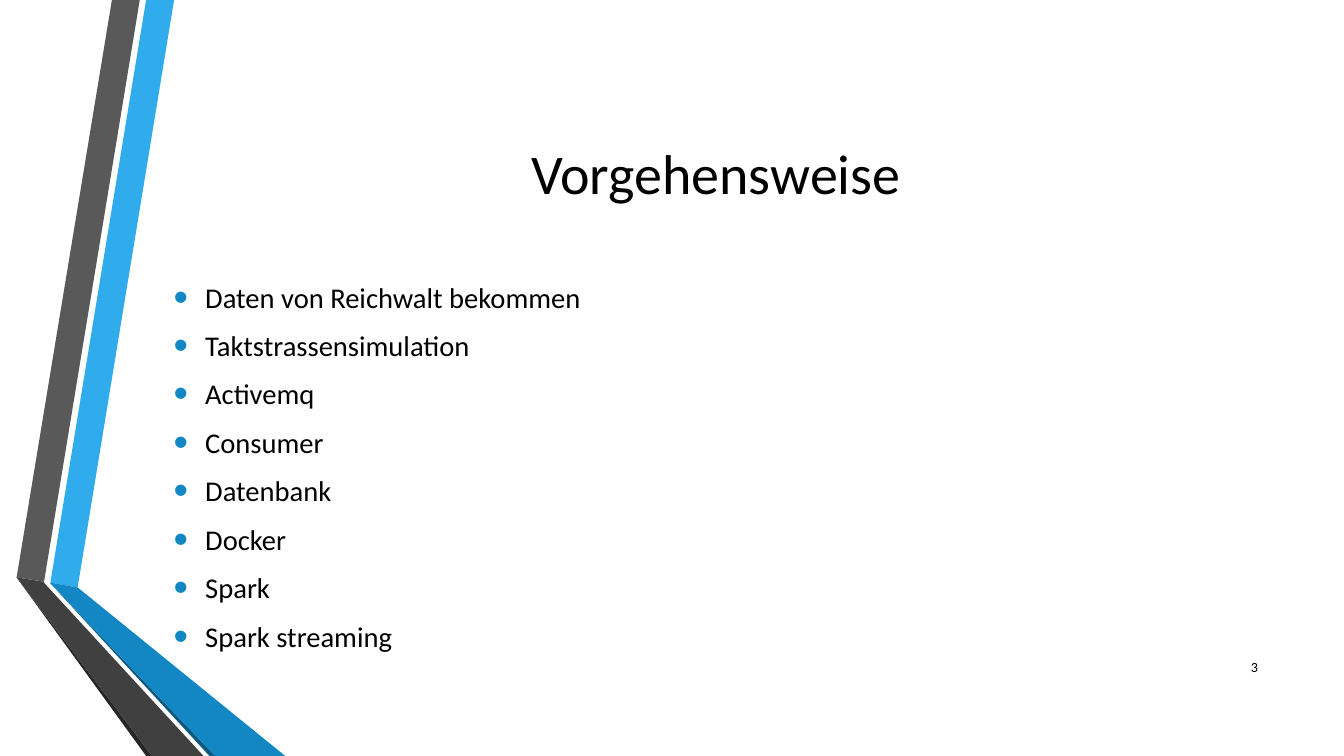
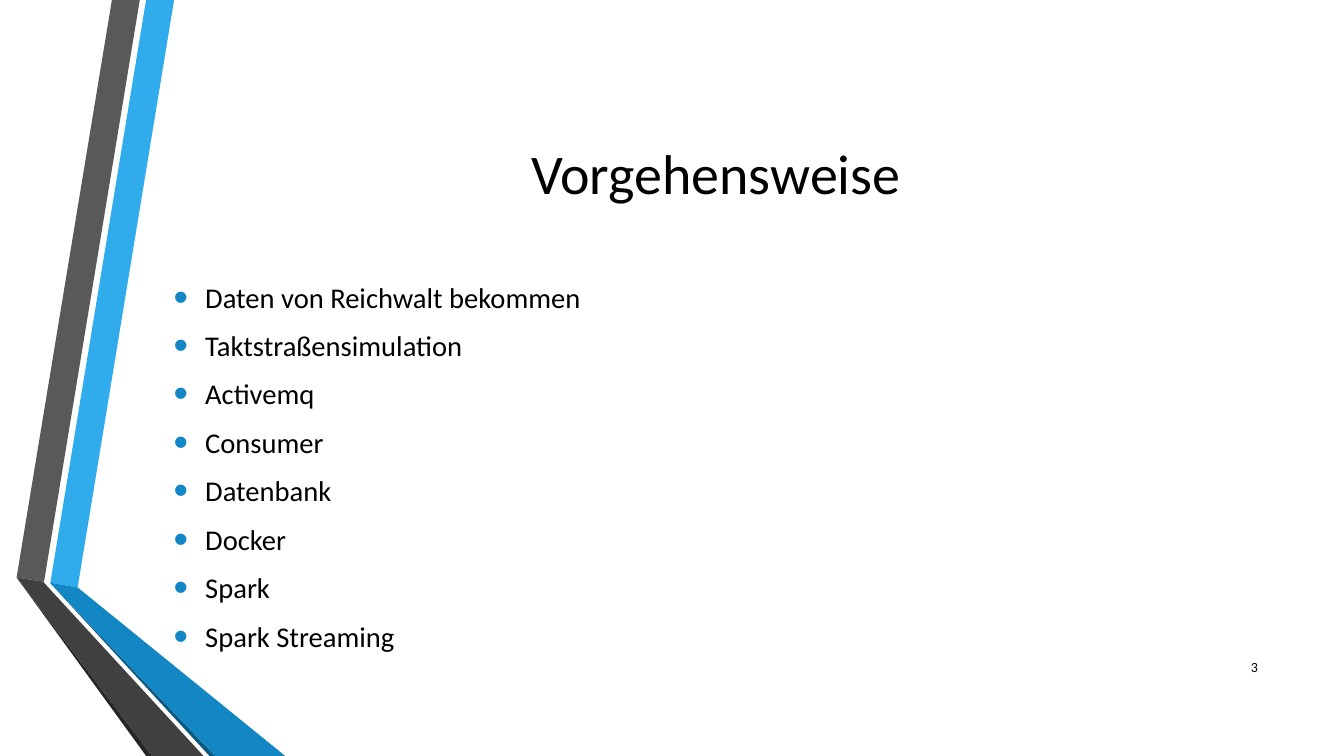
Before and after one commit to philipwagner1994/ProjectDHBW, a slide deck: slide 3 of Documentation/Projektpräsentationabschluss.pptx. Drawn at 1344x756 pixels with LibreOffice and Linux fonts; fonts in the diff are those of the drawing; background and template pictures are left out. Boxes give left, top, right and bottom in pixels: in the first picture for what was removed or moved away, otherwise in the second. Text is boxed around its words. In the diff, an @@ line names an element or a change of style, - is before the commit and + after.

```diff
--- a/Documentation/Projektpräsentationabschluss.pptx
+++ b/Documentation/Projektpräsentationabschluss.pptx
@@ text at <box>205,336,462,357</box>: text changed @@
-• Taktstrassensimulation
+• Taktstraßensimulation
@@ text at <box>205,627,394,652</box>: text changed @@
-• Spark streaming
+• Spark Streaming
```
Also in this commit, not shown: 5 other slides changed.
